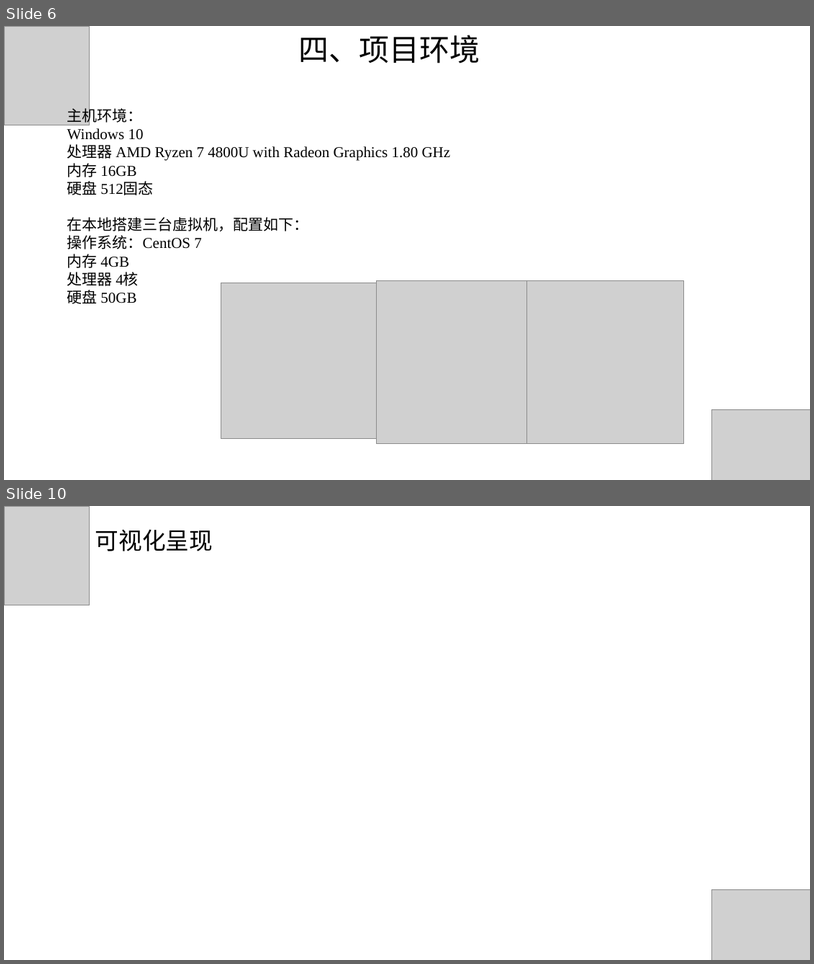
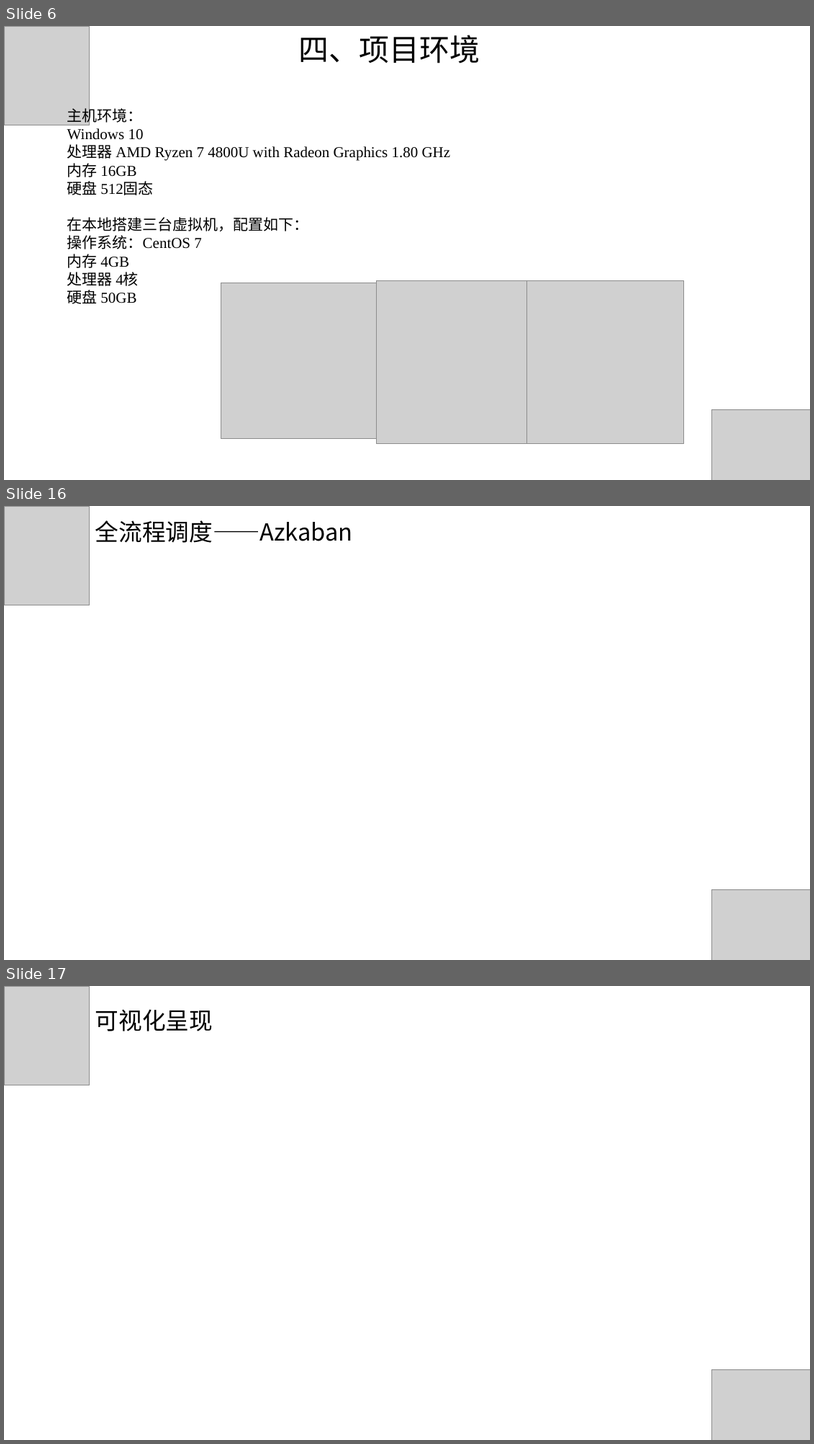
Before and after one commit to hunter95671/DataWarehouse, a slide deck: 电商离线数据仓库流程架构.pptx. Shown one above the other, each under a label of ours: slides 6 and 10 before the commit, slides 6, 16 and 17 after it; the slides between them are not shown. The pictures are 814x964 and 814x1444 pixels, drawn with LibreOffice and Linux fonts; fonts in the diff are those of the drawing; grey boxes stand for pictures. Boxes give left, top, right and bottom in pixels: in the first picture for what was removed or moved away, otherwise in the second. Text is boxed around its words. In the diff, an @@ line names an element or a change of style, - is before the commit and + after.

```diff
--- a/电商离线数据仓库流程架构.pptx
+++ b/电商离线数据仓库流程架构.pptx
@@ slide 16 added at [4,506,810,960], background #FFFFFF @@
@@ picture added at [4,506,89,605] @@
@@ text added at [95,520,353,543], 28 pt, text #000000 @@
+全流程调度——Azkaban
@@ picture added at [712,889,810,960] @@
@@ what was slide 10 is now slide 17 @@
```
Also in this commit, not shown: 4 slides changed, 8 other slides added, 1 slide removed.
